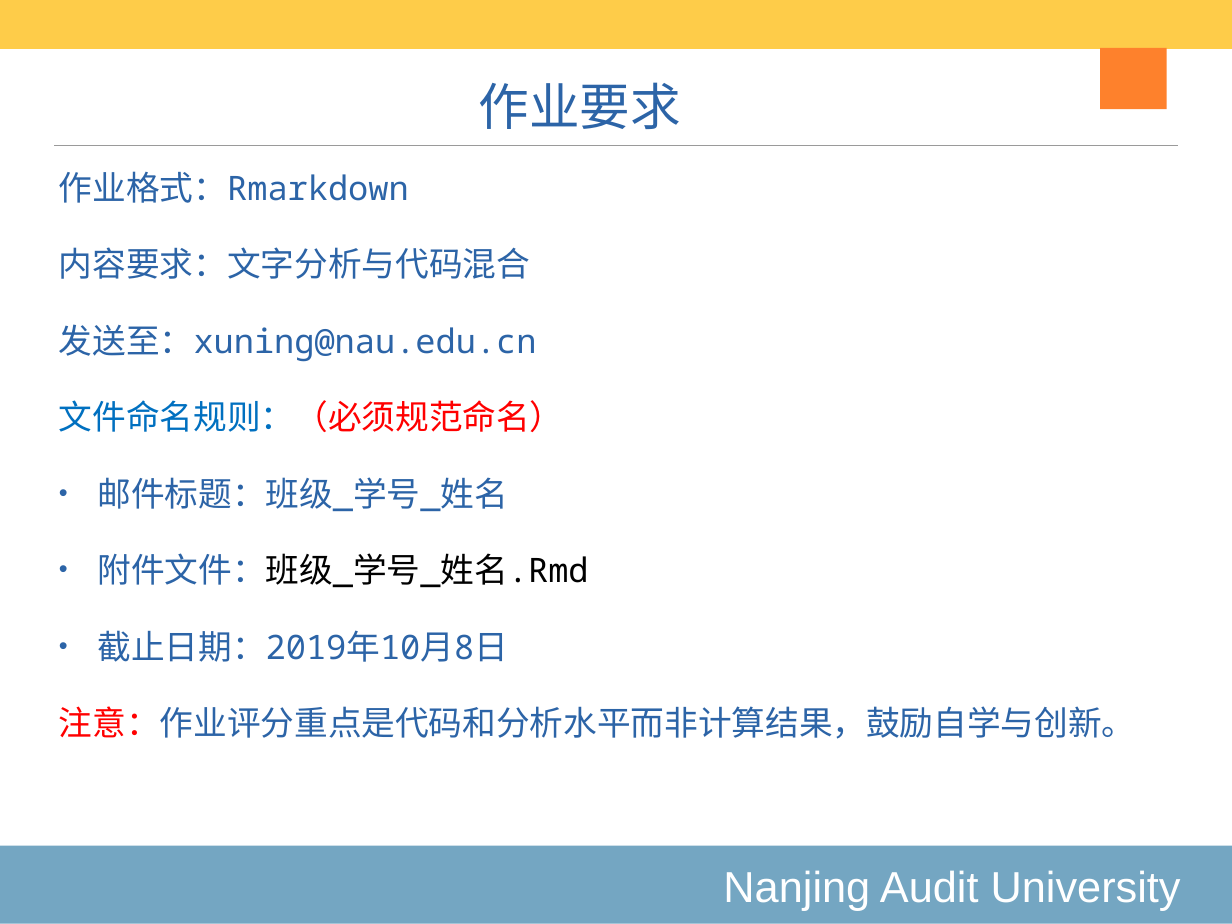
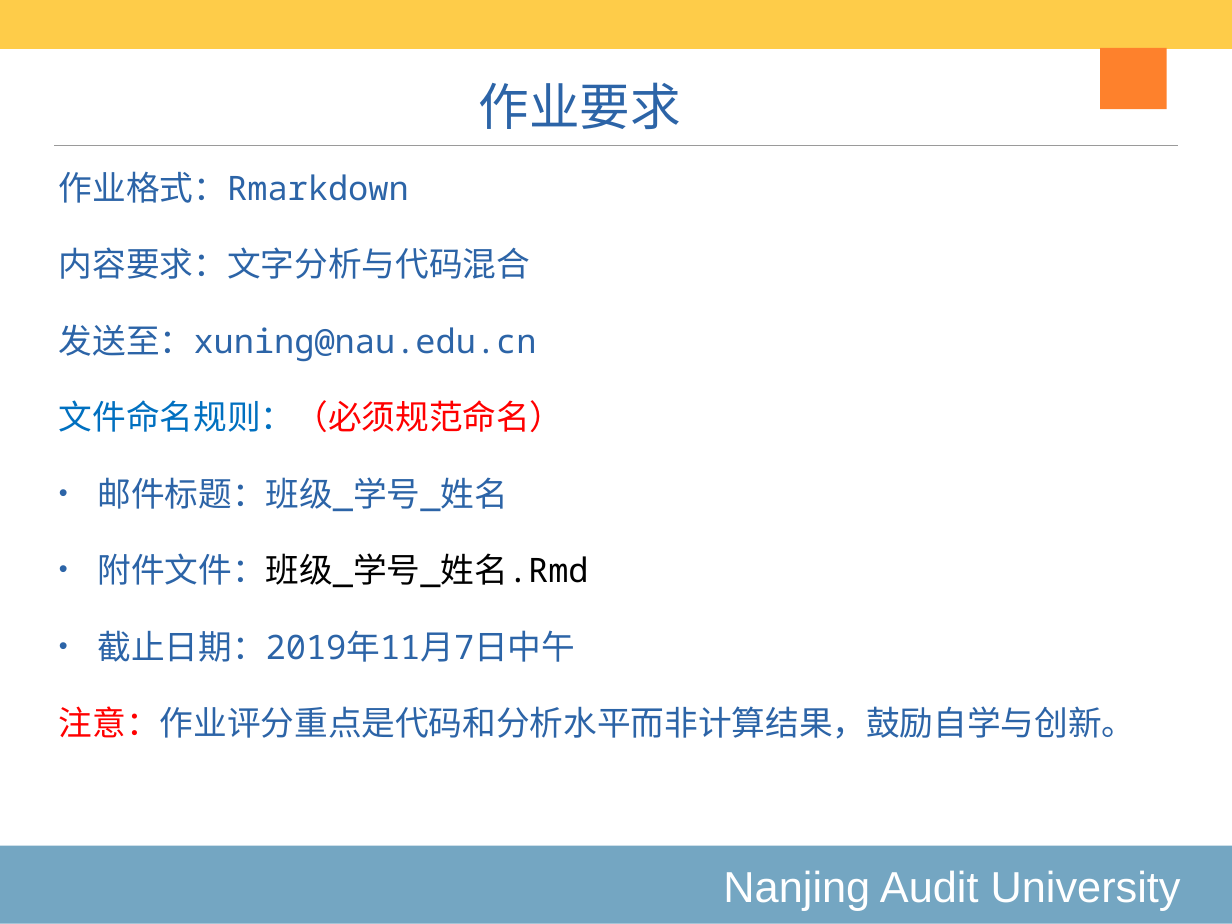
Before and after one commit to exoplanetX/DataAnalytics, a slide deck: slide 2 of 2019-作业2.pptx. Drawn at 1232x924 pixels with LibreOffice and Linux fonts; fonts in the diff are those of the drawing. Boxes give left, top, right and bottom in pixels: in the first picture for what was removed or moved away, otherwise in the second. Text is boxed around its words. In the diff, an @@ line names an element or a change of style, - is before the commit and + after.

```diff
--- a/2019-作业2.pptx
+++ b/2019-作业2.pptx
@@ text at box(97, 630, 575, 662): text changed @@
-• 截止日期：2019年10月8日
+• 截止日期：2019年11月7日中午
```
Also in this commit, not shown: 1 other file.
